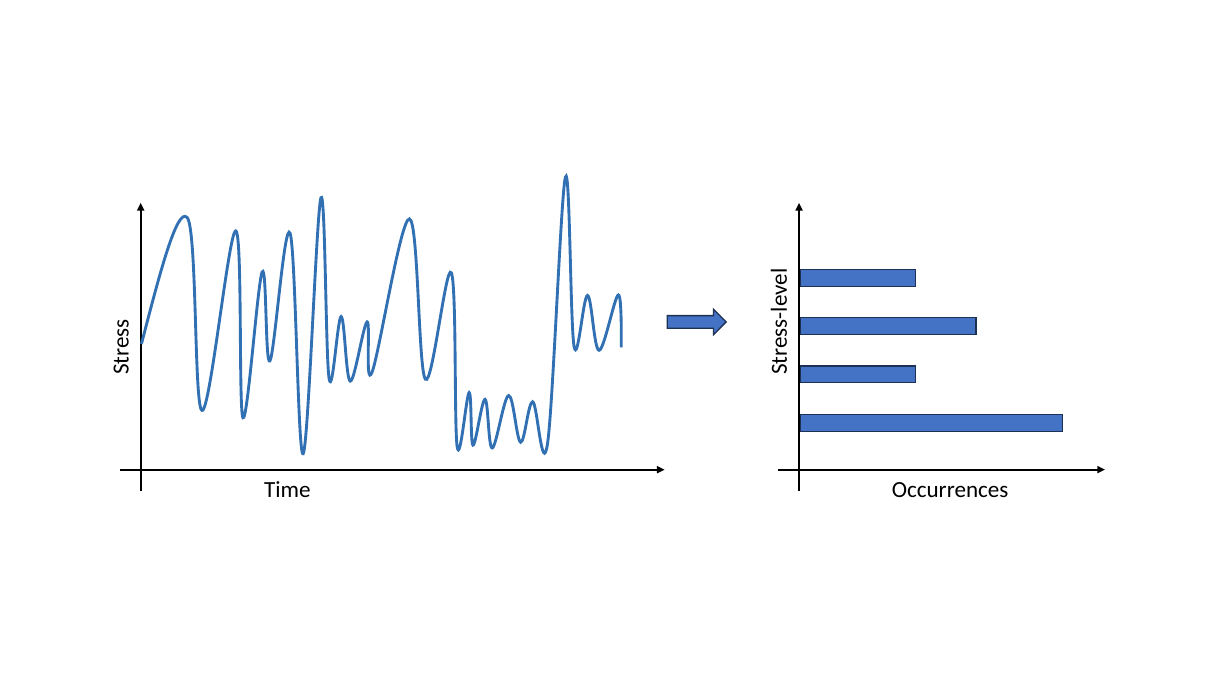
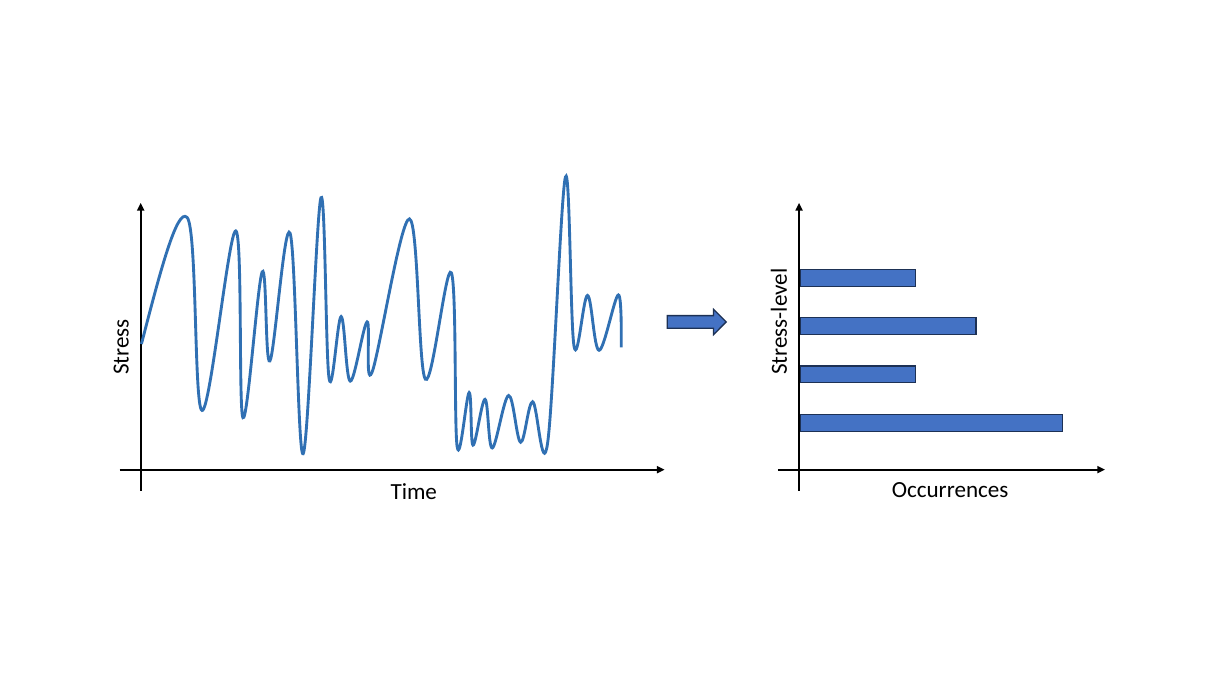
Before and after one commit to JanNalivaika/Advanced-Confidence-Analysis-of-the-State-of-Damage-of-Machine-Elements-Utilizing-Machine-Learning, a slide deck: slide 12 of LaTex/IMGs/calssification.pptx. Drawn at 1232x693 pixels with LibreOffice and Linux fonts; fonts in the diff are those of the drawing. Boxes give left, top, right and bottom in pixels: in the first picture for what was removed or moved away, otherwise in the second. Text is boxed around its words. In the diff, an @@ line names an element or a change of style, - is before the commit and + after.

```diff
--- a/LaTex/IMGs/calssification.pptx
+++ b/LaTex/IMGs/calssification.pptx
@@ text "Time": place and size @@
-text "Time" at [264,481,310,497]
+text "Time" at [391,483,437,499]
```
Also in this commit, not shown: 7 other files.
